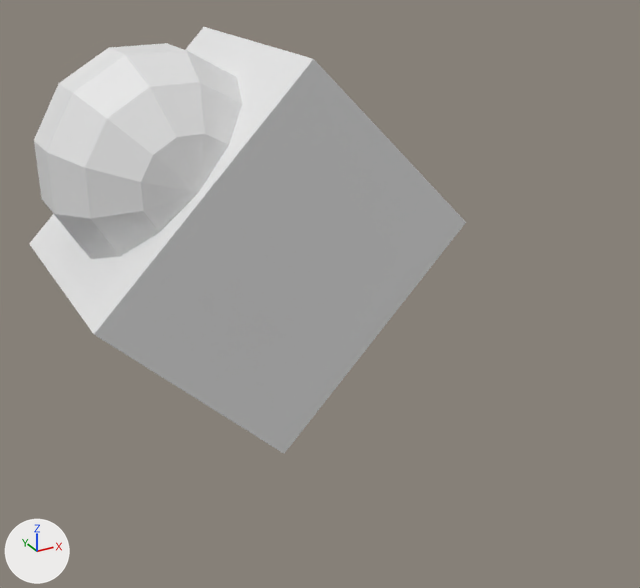
Renders of the OBJ model assets/meshes/drones/phantom4/phantom4__camera.obj from each side of a commit.
Rendered twice from a 50 mm lens placed at (-0.0916, -0.0296, 0.0886), pointed at (-0.0553, 0.0364, 0.0556). Lighting does not change. The marker at lower left points along +X, +Y and +Z. The first picture is the older version. Where no turn or scale is listed for an object, it has been applied to the vertices. Vertices at exactly the same position are counted once.

The first picture shows 'phantom4__camera'.
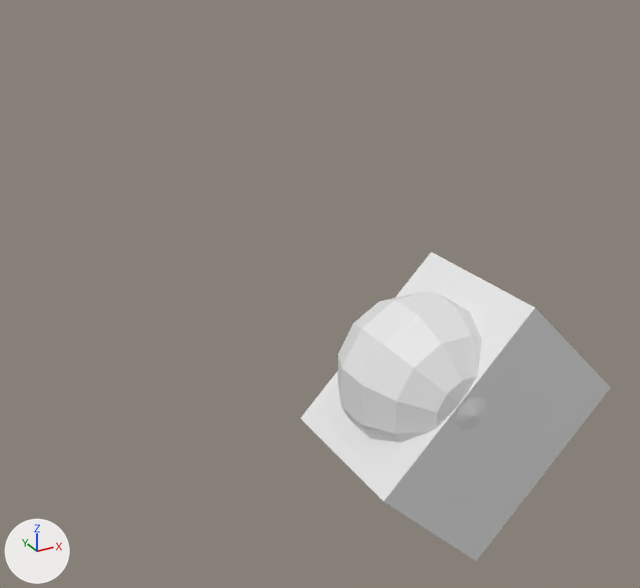
What differs and where, as boxes [x1, y1, x2, y2] in the pictures (640 x 588 px; the box of a moved part takes in the faces that stretch with it):
'phantom4__camera', reshaped (29% narrower, 27% shorter)
    before: [29, 27, 466, 453]
    after: [300, 252, 611, 561]
part 1 of me_phantom4__camera, moved or reshaped
    before: [34, 43, 242, 259]
    after: [338, 291, 486, 443]
part 2 of me_phantom4__camera, moved or reshaped
    before: [29, 27, 466, 453]
    after: [300, 252, 611, 561]

What the commit changed:
me_phantom4__camera is used by ob_phantom4__camera; location (0.0, 0.0, 0.0).
me_phantom4__camera had 82 vertices, 156 faces and spanned x -0.0784..-0.0459, y 0.0277..0.0486, z 0.0459..0.0784.
me_phantom4__camera now has 82 vertices, 156 faces and spans x -0.0566..-0.0307, y 0.0224..0.0386, z 0.0307..0.0566.
me_phantom4__camera part 1: the loose piece of 74 vertices spanning x -0.0784..-0.0607, y 0.0287..0.0475, z 0.0607..0.0784 is scaled about its middle by 0.86, then moved by (0.0218, -0.0076, -0.0218).
Part 2, on me_phantom4__camera:
Vertex 0 of me_phantom4__camera moves from (-0.0459, 0.0486, 0.0636) to (-0.0307, 0.0382, 0.0457).
Vertex 1 of me_phantom4__camera moves from (-0.0636, 0.0486, 0.0459) to (-0.0457, 0.0382, 0.0307).
Vertex 2 of me_phantom4__camera moves from (-0.0784, 0.0486, 0.0607) at pixel (29, 243) to (-0.0566, 0.0382, 0.0416) at pixel (300, 418).
Vertex 3 of me_phantom4__camera moves from (-0.0607, 0.0486, 0.0784) at pixel (203, 26) to (-0.0416, 0.0382, 0.0566) at pixel (431, 251).
Vertex 4 of me_phantom4__camera moves from (-0.0459, 0.0277, 0.0636) at pixel (466, 222) to (-0.0307, 0.0228, 0.0457) at pixel (610, 387).
Vertex 5 of me_phantom4__camera moves from (-0.0607, 0.0277, 0.0784) at pixel (313, 58) to (-0.0416, 0.0228, 0.0566) at pixel (535, 307).
Vertex 6 of me_phantom4__camera moves from (-0.0784, 0.0277, 0.0607) at pixel (93, 334) to (-0.0566, 0.0228, 0.0416) at pixel (383, 501).
Vertex 7 of me_phantom4__camera moves from (-0.0636, 0.0277, 0.0459) at pixel (284, 453) to (-0.0457, 0.0228, 0.0307) at pixel (476, 561).
